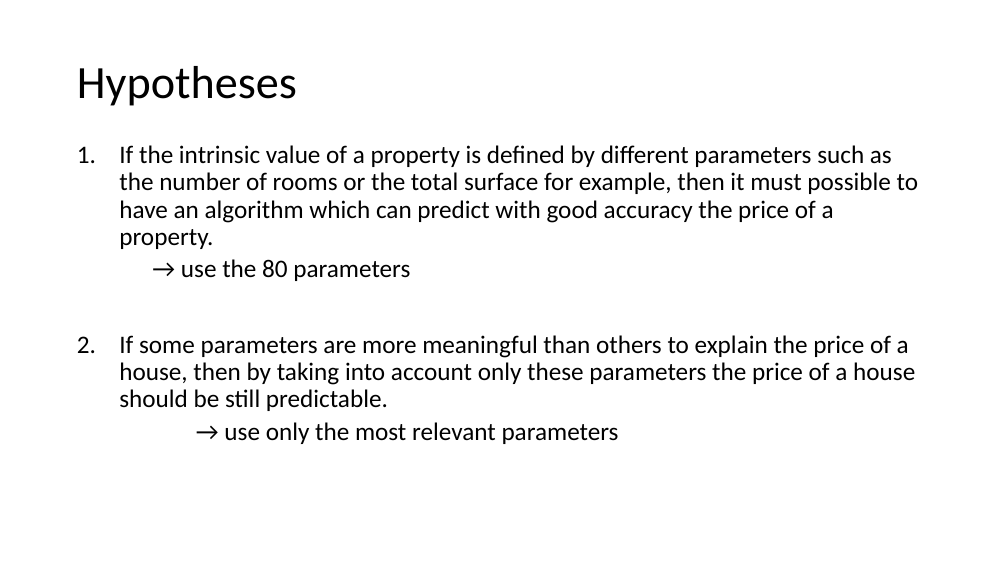
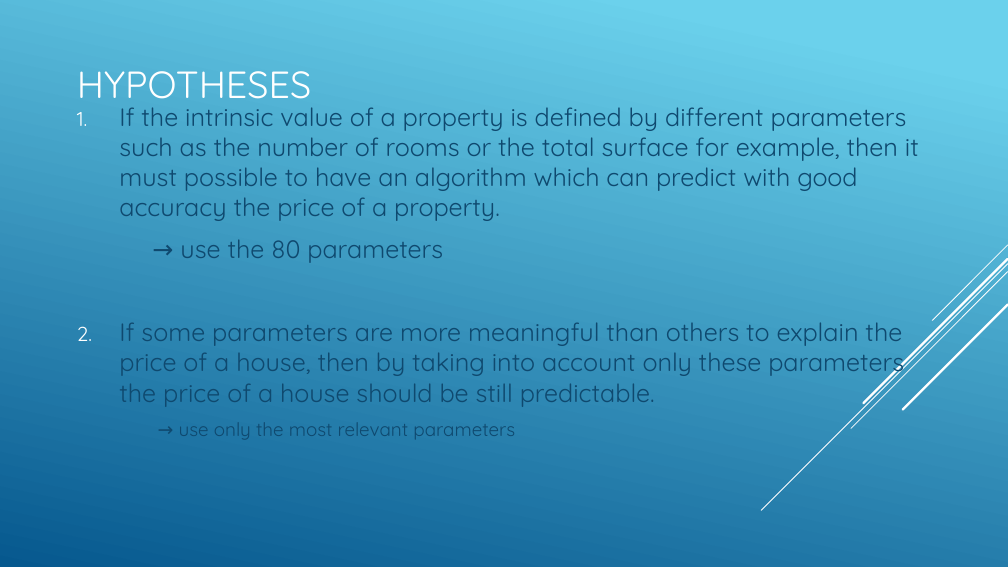
Before and after one commit to CherubiniArt/mini_project_m05, a slide deck: slide 7 of doc/project_status_21_09_2020.pptx (slide 2 before the commit). Drawn at 1008x567 pixels with LibreOffice and Linux fonts; fonts in the diff are those of the drawing. Boxes give left, top, right and bottom in pixels: in the first picture for what was removed or moved away, otherwise in the second. Text is boxed around its words. In the diff, an @@ line names an element or a change of style, - is before the commit and + after.

```diff
--- a/doc/project_status_21_09_2020.pptx
+++ b/doc/project_status_21_09_2020.pptx
@@ background #FFFFFF to gradient #6ED2EB to #06588E @@
@@ title at <box>77,71,312,109</box>: text changed; size 44 to 36 pt; font Calibri to Quicksand; text colour #000000 to #FFFFFF @@
-Hypotheses
+HYPOTHESES
@@ text "If the intrinsic value of ..." at <box>119,107,919,440</box>: font Calibri to Quicksand, text colour #000000 to #0F496F; size 24 to 18 pt in "→ use only the most relevant parameters"; line spacing 0.9 to 1; more space between paragraphs; vertical alignment top to middle @@
@@ group added at <box>761,245,1008,510</box>: 5 lines @@
```
Also in this commit, not shown: 3 other slides changed, 5 slides added.
